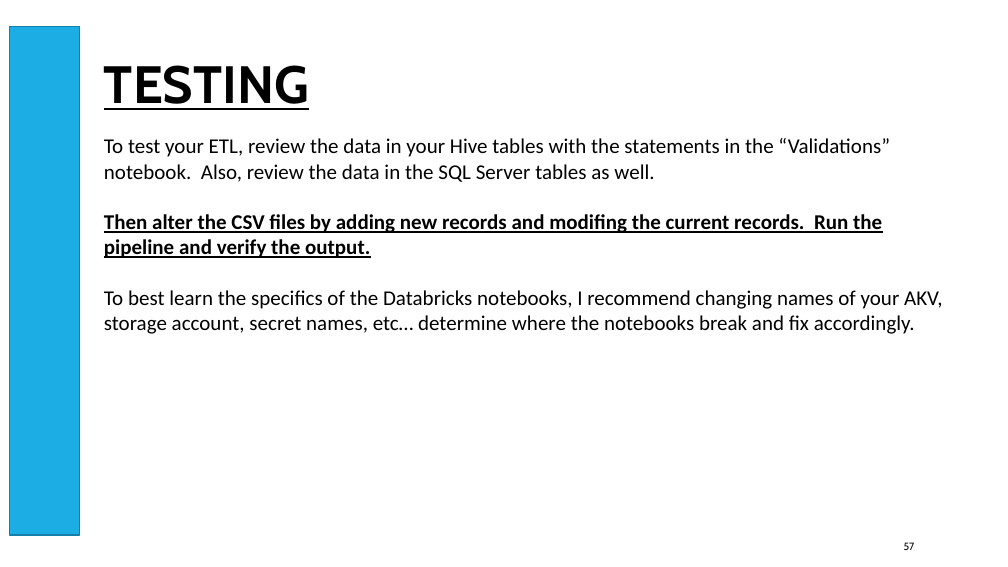
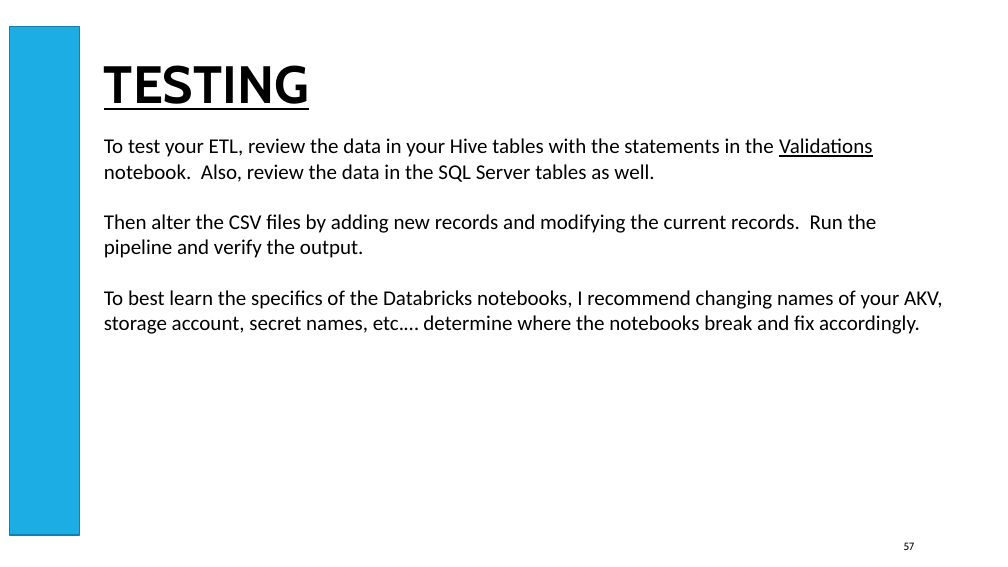
Before and after one commit to smpetersgithub/AdvancedSQLPuzzles, a slide deck: slide 57 of Suppliers and Parts Hive Demo/Azure Databricks Spark Hive Demo Powerpoint.pptx. Drawn at 1008x567 pixels with LibreOffice and Linux fonts; fonts in the diff are those of the drawing. Boxes give left, top, right and bottom in pixels: in the first picture for what was removed or moved away, otherwise in the second. Text is boxed around its words. In the diff, an @@ line names an element or a change of style, - is before the commit and + after.

```diff
--- a/Suppliers and Parts Hive Demo/Azure Databricks Spark Hive Demo Powerpoint.pptx
+++ b/Suppliers and Parts Hive Demo/Azure Databricks Spark Hive Demo Powerpoint.pptx
@@ text at (104, 138, 943, 334): text changed @@
-To test your ETL, review the data in your Hive tables with the statements in the “Validations” notebook. Also, review the data in the SQL Server tables as well.
-Then alter the CSV files by adding new records and modifing the current records. Run the pipeline and verify the output.
-To best learn the specifics of the Databricks notebooks, I recommend changing names of your AKV, storage account, secret names, etc… determine where the notebooks break and fix accordingly.
+To test your ETL, review the data in your Hive tables with the statements in the Validations notebook. Also, review the data in the SQL Server tables as well.
+Then alter the CSV files by adding new records and modifying the current records. Run the pipeline and verify the output.
+To best learn the specifics of the Databricks notebooks, I recommend changing names of your AKV, storage account, secret names, etc.… determine where the notebooks break and fix accordingly.
```
Also in this commit, not shown: 41 other slides changed, 1 other file.
